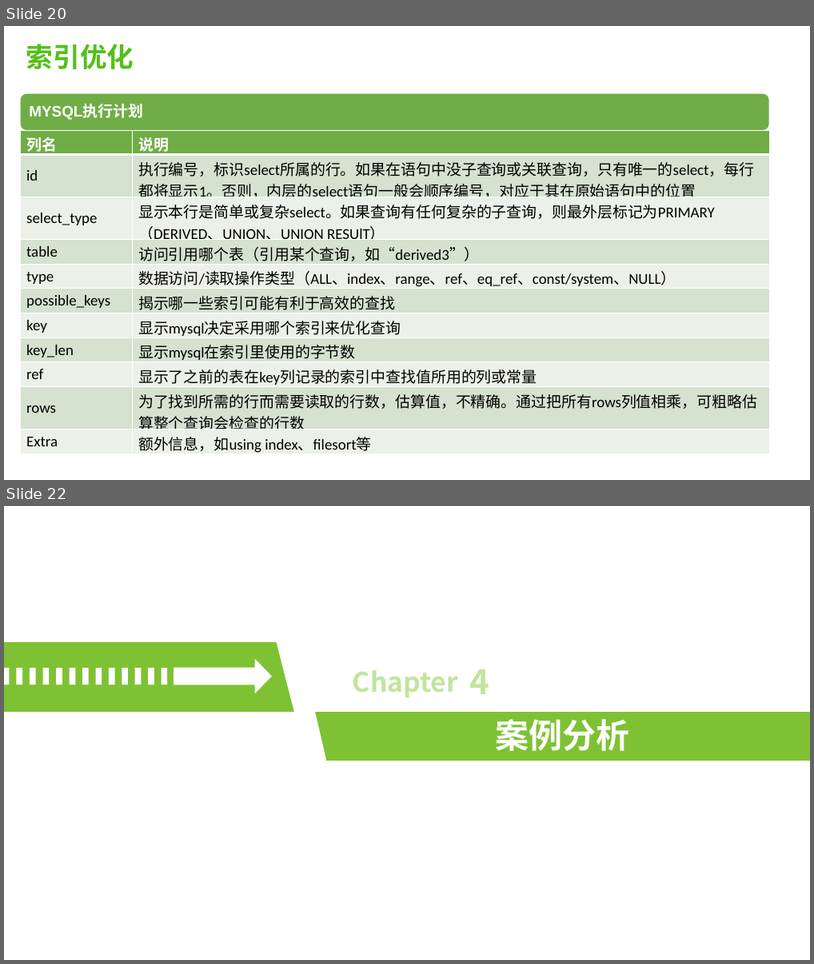
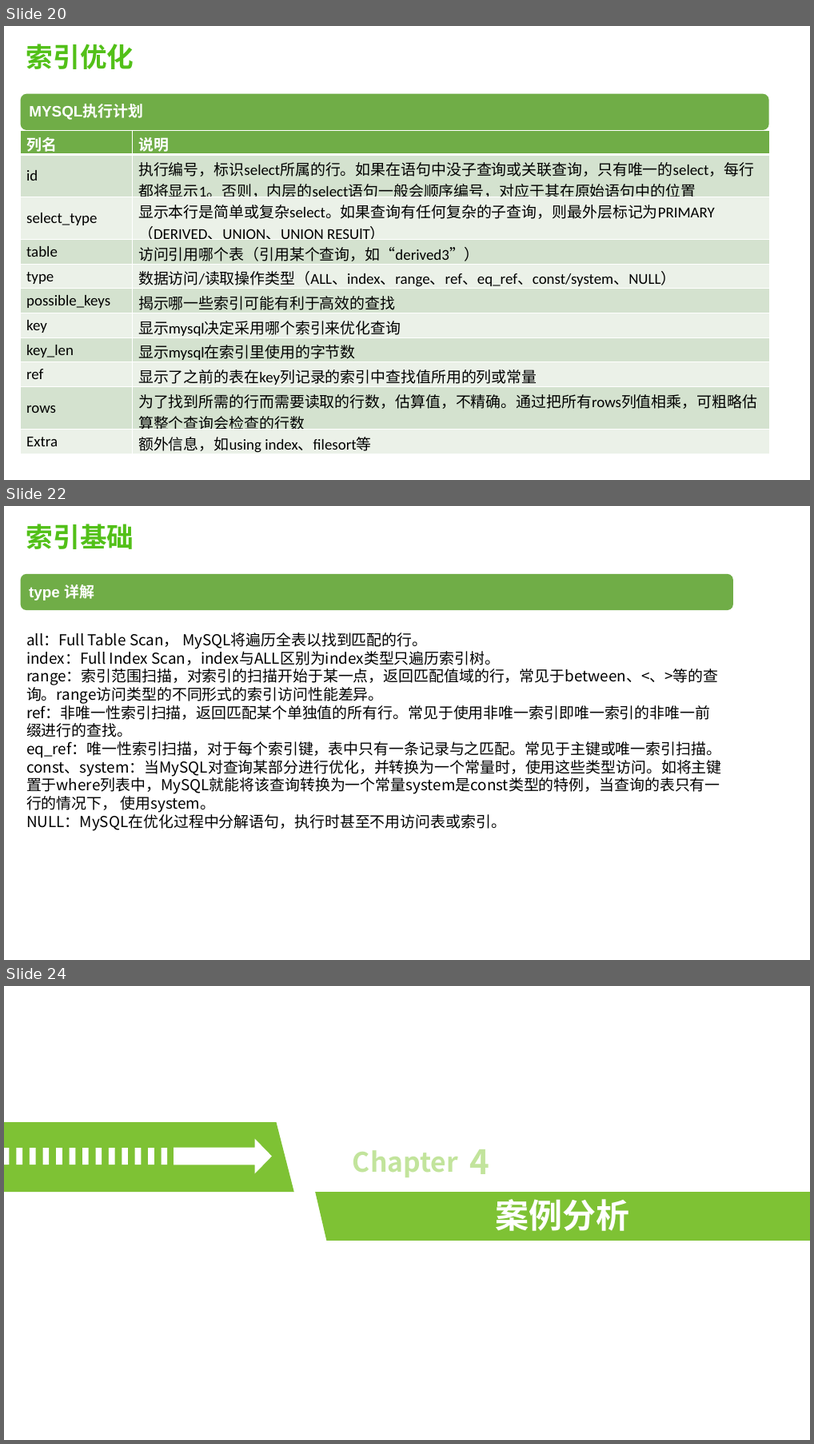
Before and after one commit to robertchengzy/kata, a slide deck: mysql-index.pptx. Shown one above the other, each under a label of ours: slides 20 and 22 before the commit, slides 20, 22 and 24 after it; the slides between them are not shown. The pictures are 814x964 and 814x1444 pixels, drawn with LibreOffice and Linux fonts; fonts in the diff are those of the drawing. Boxes give left, top, right and bottom in pixels: in the first picture for what was removed or moved away, otherwise in the second. Text is boxed around its words. In the diff, an @@ line names an element or a change of style, - is before the commit and + after.

```diff
--- a/mysql-index.pptx
+++ b/mysql-index.pptx
@@ slide 22 added at bbox=[4, 506, 810, 960], background #FFFFFF @@
@@ text added at bbox=[26, 524, 134, 549], 32 pt, text #52C018, bold @@
+索引基础
@@ rounded rectangle added at bbox=[20, 574, 734, 610], fill #70AD47 @@
@@ text added at bbox=[29, 584, 94, 600], 18 pt, text #FFFFFF, bold @@
+type 详解
@@ text added at bbox=[26, 632, 722, 831], 18 pt, text #000000 @@
+all：Full Table Scan， MySQL将遍历全表以找到匹配的行。
+index：Full Index Scan，index与ALL区别为index类型只遍历索引树。
+range：索引范围扫描，对索引的扫描开始于某一点，返回匹配值域的行，常见于between、<、>等的查询。range访问类型的不同形式的索引访问性能差异。
+ref：非唯一性索引扫描，返回匹配某个单独值的所有行。常见于使用非唯一索引即唯一索引的非唯一前缀进行的查找。
+eq_ref：唯一性索引扫描，对于每个索引键，表中只有一条记录与之匹配。常见于主键或唯一索引扫描。
+const、system：当MySQL对查询某部分进行优化，并转换为一个常量时，使用这些类型访问。如将主键置于where列表中，MySQL就能将该查询转换为一个常量system是const类型的特例，当查询的表只有一行的情况下， 使用system。
+NULL：MySQL在优化过程中分解语句，执行时甚至不用访问表或索引。
@@ what was slide 22 is now slide 24 @@
```
Also in this commit, not shown: 4 slides changed, 1 other slide added.
